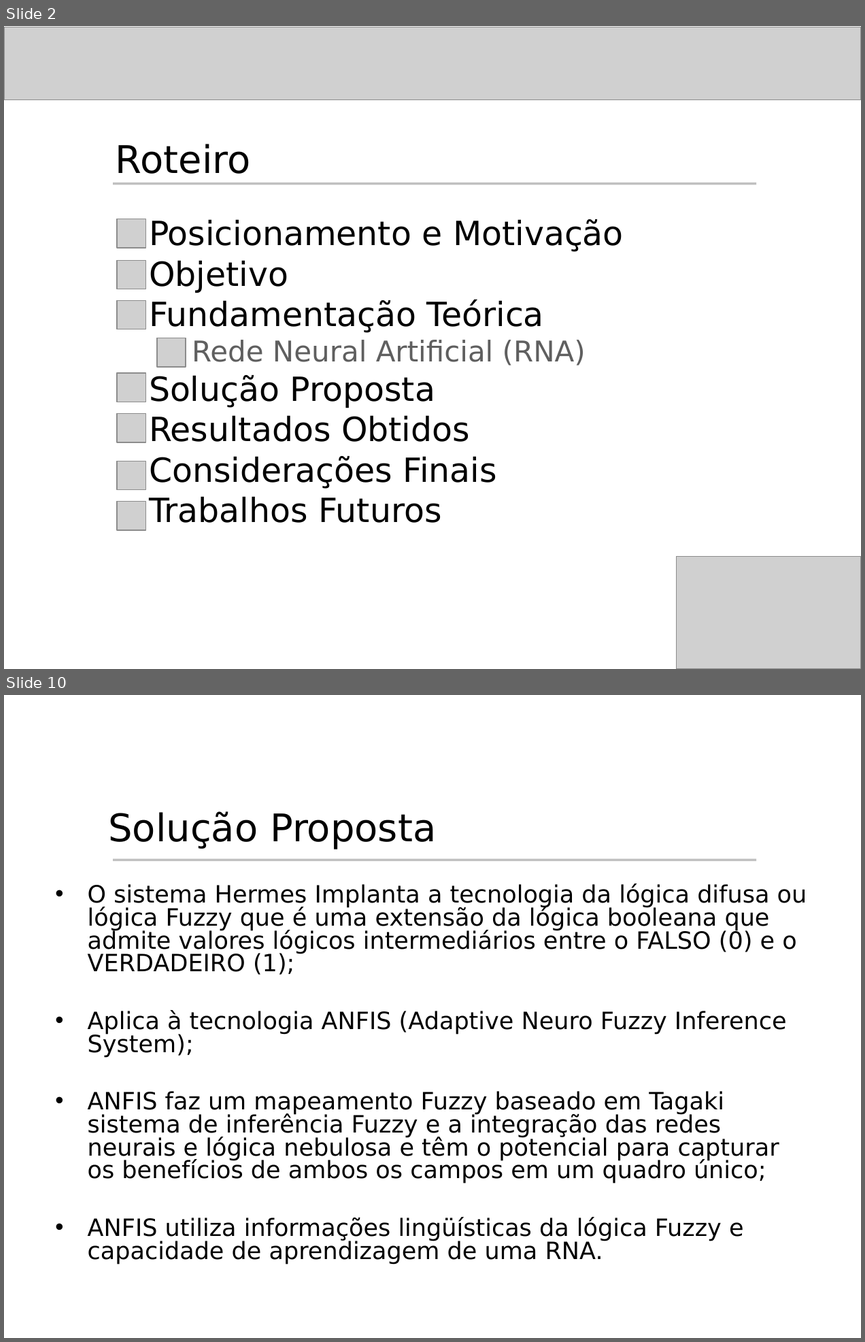
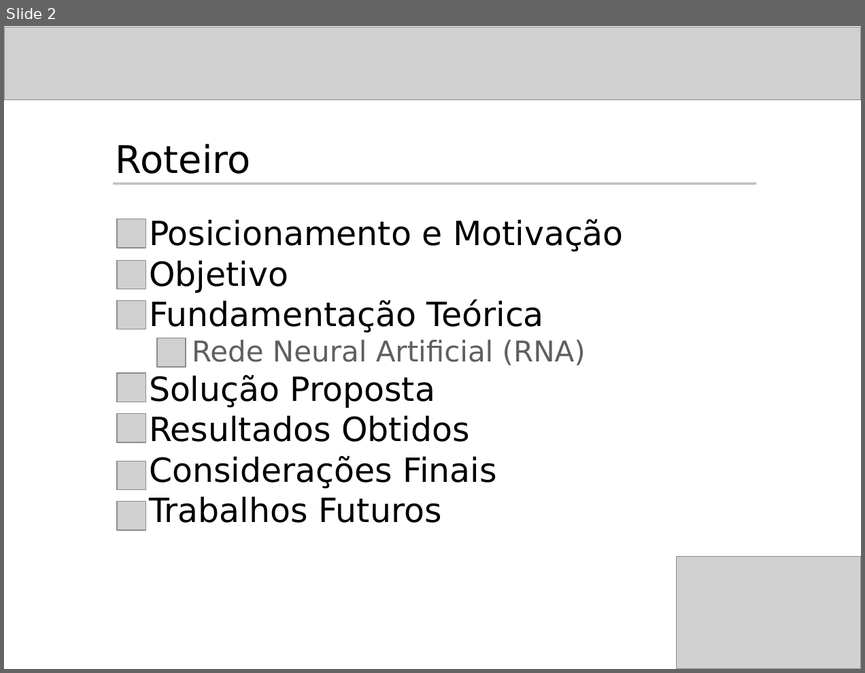
Before and after one commit to rcabral/creditanalyst, a slide deck: Apresentacao_Hermes/Apresentacao_Hermes.ppt. Shown one above the other, each under a label of ours: slides 2 and 10 before the commit, slide 2 after it; the slides between them are not shown. The pictures are 865x1342 and 865x673 pixels, drawn with LibreOffice and Linux fonts; fonts in the diff are those of the drawing; grey boxes stand for pictures; background and template pictures are left out. Boxes give left, top, right and bottom in pixels: in the first picture for what was removed or moved away, otherwise in the second. Text is boxed around its words. In the diff, an @@ line names an element or a change of style, - is before the commit and + after.

```diff
--- a/Apresentacao_Hermes/Apresentacao_Hermes.ppt
+++ b/Apresentacao_Hermes/Apresentacao_Hermes.ppt
@@ slide 10 removed at bbox=[4, 695, 861, 1338], background #FFFFFF @@
@@ title removed at bbox=[108, 811, 436, 849] @@
-Solução Proposta
@@ line removed from (113, 860) to (756, 860) @@
@@ text removed at bbox=[88, 883, 807, 1264] @@
-• O sistema Hermes Implanta a tecnologia da lógica difusa ou lógica Fuzzy que é uma extensão da lógica booleana que admite valores lógicos intermediários entre o FALSO (0) e o VERDADEIRO (1);
-• Aplica à tecnologia ANFIS (Adaptive Neuro Fuzzy Inference System);
-• ANFIS faz um mapeamento Fuzzy baseado em Tagaki sistema de inferência Fuzzy e a integração das redes neurais e lógica nebulosa e têm o potencial para capturar os benefícios de ambos os campos em um quadro único;
-• ANFIS utiliza informações lingüísticas da lógica Fuzzy e capacidade de aprendizagem de uma RNA.
```
Also in this commit, not shown: 12 slides changed, 2 slides added, 1 other slide removed.
